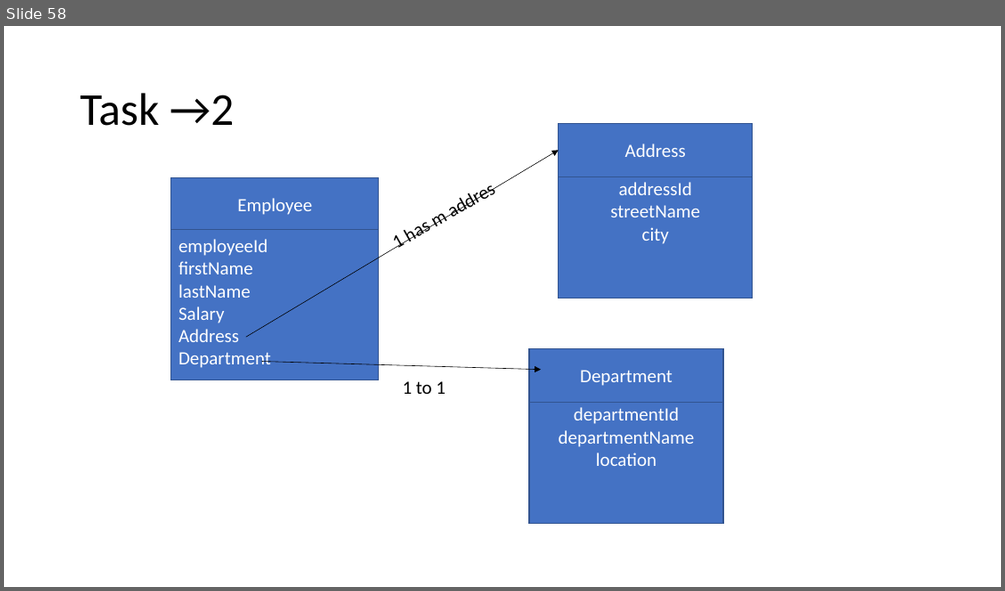
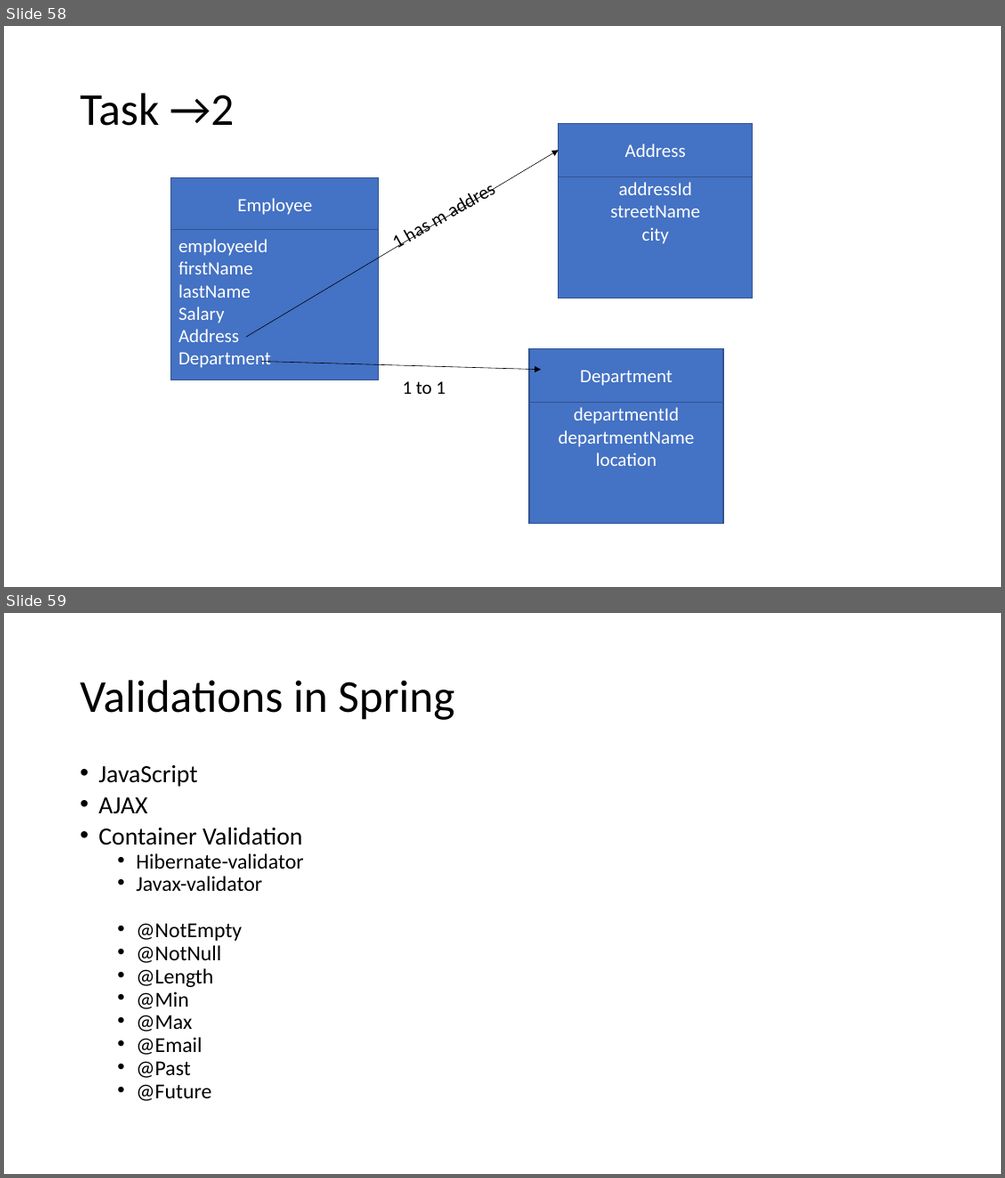
Before and after one commit to priyangm/pod_trg, a slide deck: Finishing School.pptx. Shown one above the other, each under a label of ours: slide 58 before the commit, slides 58 and 59 after it. The pictures are 1005x591 and 1005x1178 pixels, drawn with LibreOffice and Linux fonts; fonts in the diff are those of the drawing. Boxes give left, top, right and bottom in pixels: in the first picture for what was removed or moved away, otherwise in the second. Text is boxed around its words. In the diff, an @@ line names an element or a change of style, - is before the commit and + after.

```diff
--- a/Finishing School.pptx
+++ b/Finishing School.pptx
@@ slide 59 added at (4, 613, 1001, 1174), background #FFFFFF @@
@@ title added at (80, 680, 454, 720), 44 pt, text #000000 @@
+Validations in Spring
@@ text added at (98, 765, 303, 1101), 20.4 pt, text #000000 @@
+• JavaScript
+• AJAX
+• Container Validation
+  • Hibernate-validator
+  • Javax-validator
+  • @NotEmpty
+  • @NotNull
+  • @Length
+  • @Min
+  • @Max
+  • @Email
+  • @Past
+  • @Future
```
Also in this commit, not shown: 5 other slides added.
